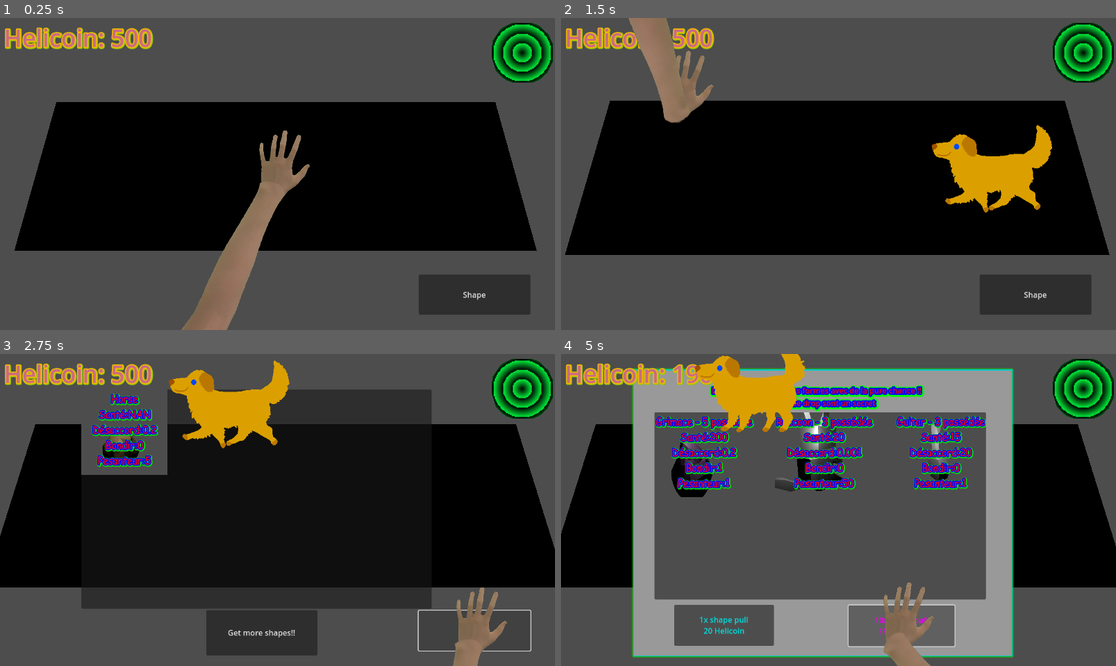
Above: before the commit, frames 1-4 (two rows, left to right).
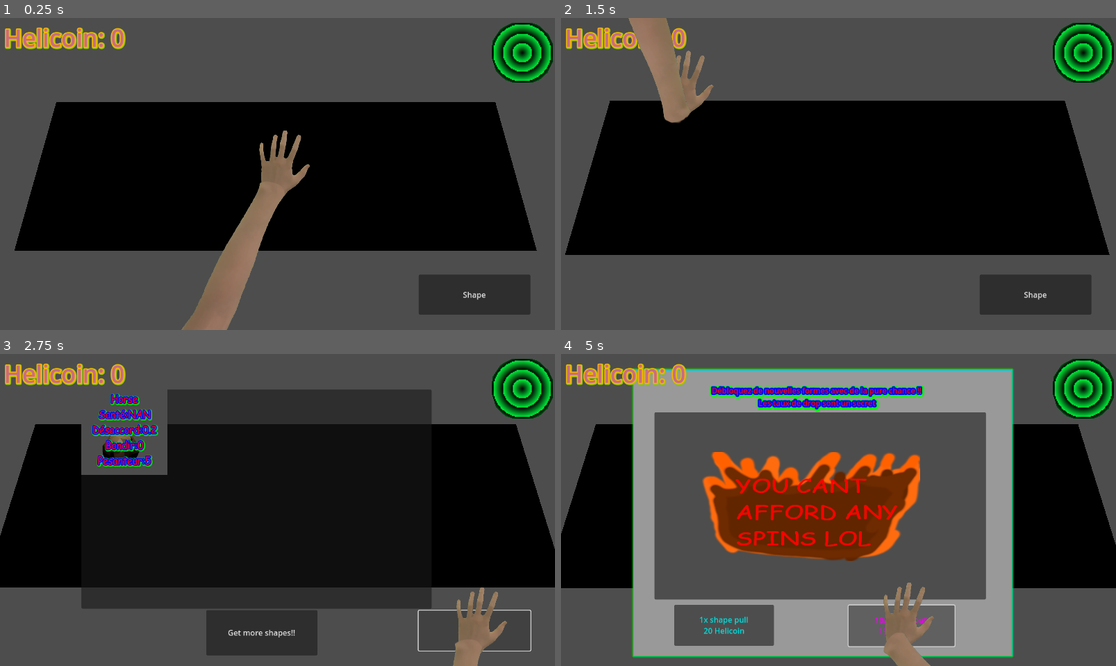
Above: after the commit, the same moments.

Repository: JAco9307/ShapeEscape
Game: Godot game, scene res://Levels/Level.tscn
The game is run twice, just before and just after one commit, with the same random seed, the same clock (stepped at 60 frames per second) and the same inputs. This scene is started directly instead of the project's main scene.
Inputs:
- Up to frame 1 (0.25 s): no input
- Up to frame 2 (1.5 s): click "Shape" at 0.5 s; click "Horse Santé:NAN Désaccord:0.2…" at 1.25 s
- Up to frame 3 (2.75 s): click "Shape" at 2 s
- Up to frame 4 (5 s): click "Get more shapes!!" at 2.75 s; click "1x shape pull 20 Helicoin" at 3.5 s; click "10x shape pull 199 Helicoin" at 4.25 s

The runs differ from the first frame. In frame 1, 0.4% of the frame differs, in the area x 19-28%, y 3-11%; in frame 2, 3.3%; in frame 3, 3.4%; in frame 4, 19%, in the area x 0-100%, y 0-76%.
Error after the commit: Invalid access to property or key 'exploded' on a base object of type 'null instance'. (res://Levels/Level.gd:10)

Commit message:
level setup and level 1 die 😢 😢 😢

Diff:
--- a/GlobalVariables.gd
+++ b/GlobalVariables.gd
@@ -1,6 +1,8 @@
 extends Node
 
-var money:int = 500
+var currentLevel:Level
+
+var money:int = 0
 var player:Player
 var selectedObject
 var handrot:Vector3 = Vector3.ZERO
--- a/Goals/Jail.tscn
+++ b/Goals/Jail.tscn
@@ -1,9 +1,8 @@
 [gd_scene load_steps=5 format=3 uid="uid://deb2c3mbmcyp6"]
 
-[ext_resource type="PackedScene" uid="uid://biiuqgmmluxiu" path="res://models/Objects/peppermint.glb" id="1_f12td"]
+[ext_resource type="PackedScene" uid="uid://extqly48yboa" path="res://models/Objects/peppermint.glb" id="1_f12td"]
 [ext_resource type="Script" uid="uid://ps0g10fdq67b" path="res://Goals/jail.gd" id="1_nbmhg"]
-[ext_resource type="Texture2D" uid="uid://cuwbgkpwjo2cv" path="res://2DAnimals/emilyhorse1.png" id="2_nbmhg"]
-
+[ext_resource type="Texture2D" uid="uid://c6fawc122c27g" path="res://2DAnimals/emilyhorse1.png" id="2_nbmhg"]
 
 [sub_resource type="BoxShape3D" id="BoxShape3D_mjg8f"]
 size = Vector3(9.23804, 10.041, 6.80701)
--- a/Goals/jail.gd
+++ b/Goals/jail.gd
@@ -1,7 +1,10 @@
 extends Node3D
 class_name Jail
 
+signal exploded
+
 @export var health = 20
+var explodedAlready = false
 
 func take_damage(amount):
 	health -= amount
@@ -9,4 +12,7 @@
 		explode()
 
 func explode():
-	remove_child(get_node("Jail"))
+	if !explodedAlready:
+		explodedAlready = true
+		exploded.emit()
+		remove_child(get_node("Jail"))
--- /dev/null
+++ b/Levels/Level.gd
@@ -0,0 +1,20 @@
+extends Sprite3D
+class_name Level
+
+@export var targets:Array[Jail] = []
+var targetsLeft = 0
+
+func _ready() -> void:
+	targetsLeft = targets.size()
+	for target in targets:
+		target.exploded.connect(target_exploded)
+
+func _process(delta: float) -> void:
+	if targetsLeft == 0:
+		win()
+
+func win():
+	pass
+
+func target_exploded():
+	targetsLeft -= 1
--- a/Levels/Level.tscn
+++ b/Levels/Level.tscn
@@ -1,11 +1,14 @@
-[gd_scene load_steps=5 format=3 uid="uid://bgn7g0gfx5hom"]
+[gd_scene load_steps=6 format=3 uid="uid://bgn7g0gfx5hom"]
 
+[ext_resource type="Script" uid="uid://b7ix6bmw2tblr" path="res://Levels/Level.gd" id="1_286st"]
 [ext_resource type="PackedScene" uid="uid://g5m48diqvglc" path="res://Surfaces/Floor.tscn" id="1_acdnu"]
 [ext_resource type="PackedScene" uid="uid://c2qnrd7mneksy" path="res://UI/MainUI.tscn" id="2_wbw1h"]
 [ext_resource type="PackedScene" uid="uid://bke7mcf2cwfqi" path="res://Camera/camera_3d.tscn" id="3_286st"]
 [ext_resource type="PackedScene" uid="uid://bubyfj3d0t4wr" path="res://Player/Player.tscn" id="4_q1ycg"]
 
-[node name="Level" type="Sprite3D"]
+[node name="Level" type="Sprite3D" node_paths=PackedStringArray("targets")]
+script = ExtResource("1_286st")
+targets = [null]
 
 [node name="Floor" parent="." instance=ExtResource("1_acdnu")]
 transform = Transform3D(0.15, 0, 0, 0, 1, 0, 0, 0, 0.47, 0, 0, 0)
--- a/Levels/level_1.tscn
+++ /dev/null
@@ -1,37 +0,0 @@
-[gd_scene load_steps=4 format=3 uid="uid://81hwwsmi37nd"]
-
-[ext_resource type="PackedScene" uid="uid://bgn7g0gfx5hom" path="res://Levels/Level.tscn" id="1_n0qsc"]
-[ext_resource type="PackedScene" uid="uid://deb2c3mbmcyp6" path="res://Goals/Jail.tscn" id="2_3mhv4"]
-[ext_resource type="PackedScene" uid="uid://1m82htvec2sr" path="res://objects/rotatableLarge.tscn" id="4_rf6l5"]
-
-[node name="Level1" instance=ExtResource("1_n0qsc")]
-
-[node name="Floor" parent="." index="0"]
-transform = Transform3D(-0.00376672, 7.17123e-10, -0.586413, -4.01435e-08, -1, 0, -0.459172, 8.74198e-08, 0.00481051, -24.8836, -1.24635, 0)
-
-[node name="Player" parent="." index="3"]
-transform = Transform3D(0.996385, 0, 0, 0, 0.996385, 0, 0, 0, 0.996385, -5.7871, 5.80186, 1.17448)
-
-[node name="Jail" parent="." index="4" instance=ExtResource("2_3mhv4")]
-transform = Transform3D(0.0060213, 0, -0.999982, 0, 1, 0, 0.999982, 0, 0.0060213, -58.626, -1.21443, 4.8752)
-
-[node name="DirectionalLight3D" type="DirectionalLight3D" parent="." index="5"]
-transform = Transform3D(1, 0, 0, 0, 1, 0, 0, 0, 1, 0, 38.9591, 0)
-
-[node name="OmniLight3D" type="OmniLight3D" parent="." index="6"]
-omni_range = 46.9109
-
-[node name="Rotatable" parent="." index="7" instance=ExtResource("4_rf6l5")]
-transform = Transform3D(1, 0, 0, 0, 1, 0, 0, 0, 1, 7.60915, 1.54352, -9.42521)
-
-[node name="Rotatable3" parent="." index="8" instance=ExtResource("4_rf6l5")]
-transform = Transform3D(1, 0, 0, 0, 1, 0, 0, 0, 1, -41.1256, 1.54352, 16.5595)
-
-[node name="Rotatable5" parent="." index="9" instance=ExtResource("4_rf6l5")]
-transform = Transform3D(1, 0, 0, 0, 1, 0, 0, 0, 1, -12.3763, 1.54352, -14.3059)
-
-[node name="Rotatable6" parent="." index="10" instance=ExtResource("4_rf6l5")]
-transform = Transform3D(1, 0, 0, 0, 1, 0, 0, 0, 1, 3.54482, 1.54352, 19.1726)
-
-[editable path="Floor"]
-[editable path="Floor/stage"]
--- a/objects/Environment/benchLong.tscn
+++ b/objects/Environment/benchLong.tscn
@@ -8,8 +8,8 @@
 
 [node name="BenchLong" instance=ExtResource("1_bnvwv")]
 initialMass = 20.0
-yTorqueMult = 200.0
-zTorqueMult = 200.0
+yTorqueMult = 5000.0
+zTorqueMult = 5000.0
 
 [node name="bench" parent="." index="0" instance=ExtResource("2_o12ob")]
 transform = Transform3D(1, 0, 0, 0, 1, 0, 0, 0, 3, 0, 0, 0)
--- a/objects/Environment/fenceLong.tscn
+++ b/objects/Environment/fenceLong.tscn
@@ -7,6 +7,8 @@
 size = Vector3(1, 9.69727, 59.9914)
 
 [node name="FenceLong" instance=ExtResource("1_ei3k5")]
+center_of_mass_mode = 1
+center_of_mass = Vector3(0, -10, 0)
 
 [node name="fence" parent="." index="0" instance=ExtResource("2_douf4")]
 transform = Transform3D(1, 0, 0, 0, 1, 0, 0, 0, 2, 1.11405, -3.57866, 1.50754)
Not shown, added: Levels/Level.gd.uid
Not shown, changed: .gitignore
